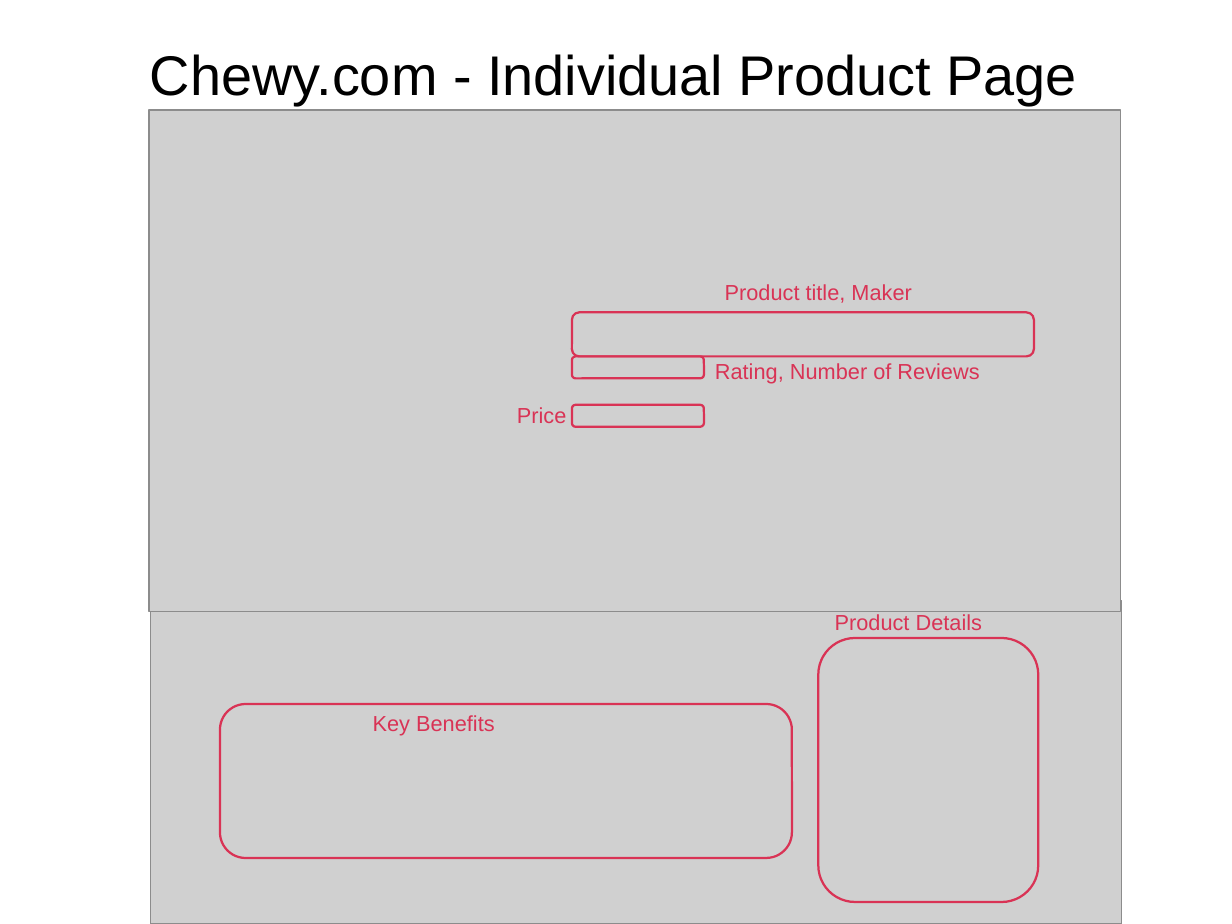
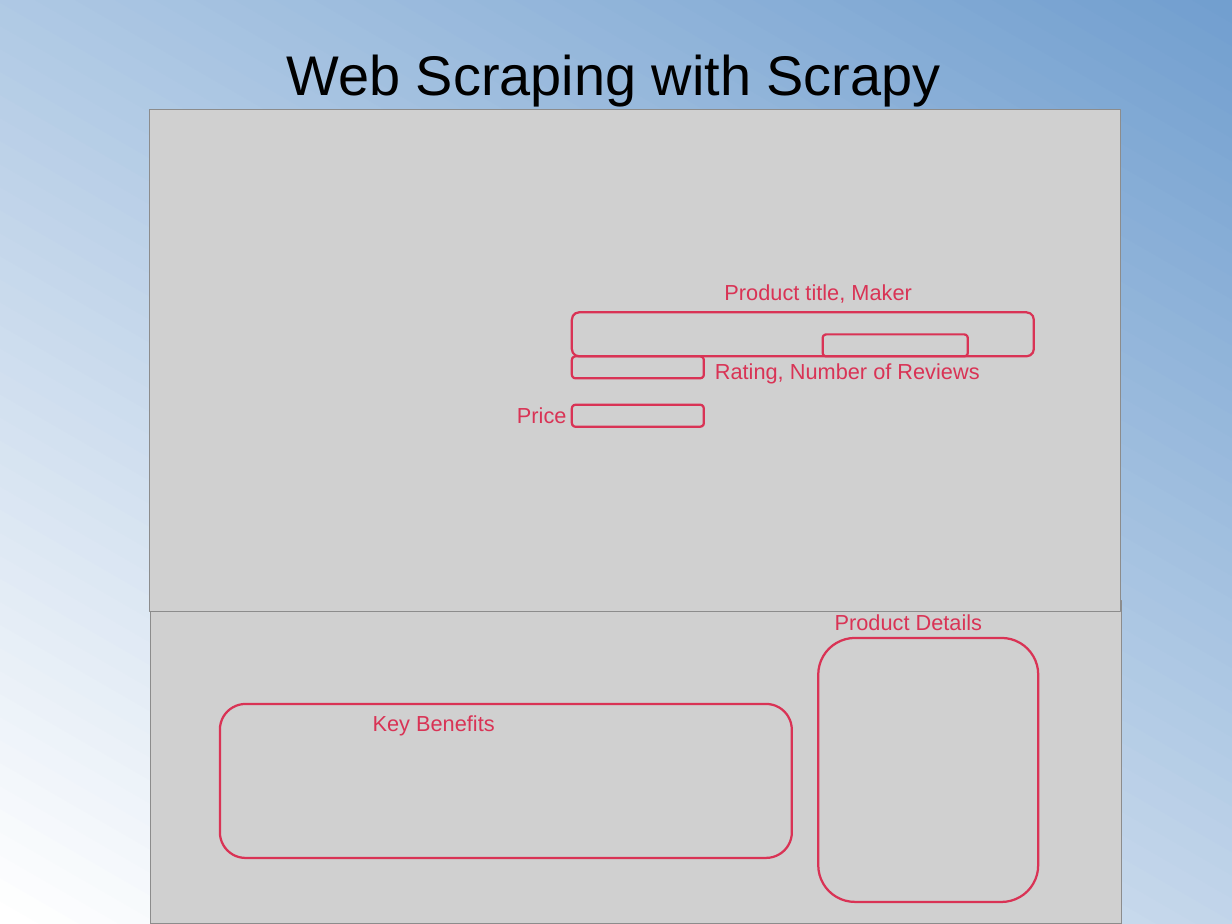
Before and after one commit to chun9men9/pet_webscrap, a slide deck: slide 4 of ppt_slides/Web Scrape - Chewy.com Pet Food.odp (slide 3 before the commit). Drawn at 1232x924 pixels with LibreOffice and Linux fonts; fonts in the diff are those of the drawing; grey boxes stand for pictures. Boxes give left, top, right and bottom in pixels: in the first picture for what was removed or moved away, otherwise in the second. Text is boxed around its words. In the diff, an @@ line names an element or a change of style, - is before the commit and + after.

```diff
--- a/ppt_slides/Web Scrape - Chewy.com Pet Food.odp
+++ b/ppt_slides/Web Scrape - Chewy.com Pet Food.odp
@@ background #FFFFFF to gradient #FFFFFF to #729FCF @@
@@ title at (287,54,941,105): text changed @@
-Chewy.com - Individual Product Page
+Web Scraping with Scrapy
@@ rounded rectangle added at (823,334,968,357), outline #D93355 1.45 pt @@
```
Also in this commit, not shown: 12 other slides changed, 4 slides added, 1 slide removed, 18 other files.
